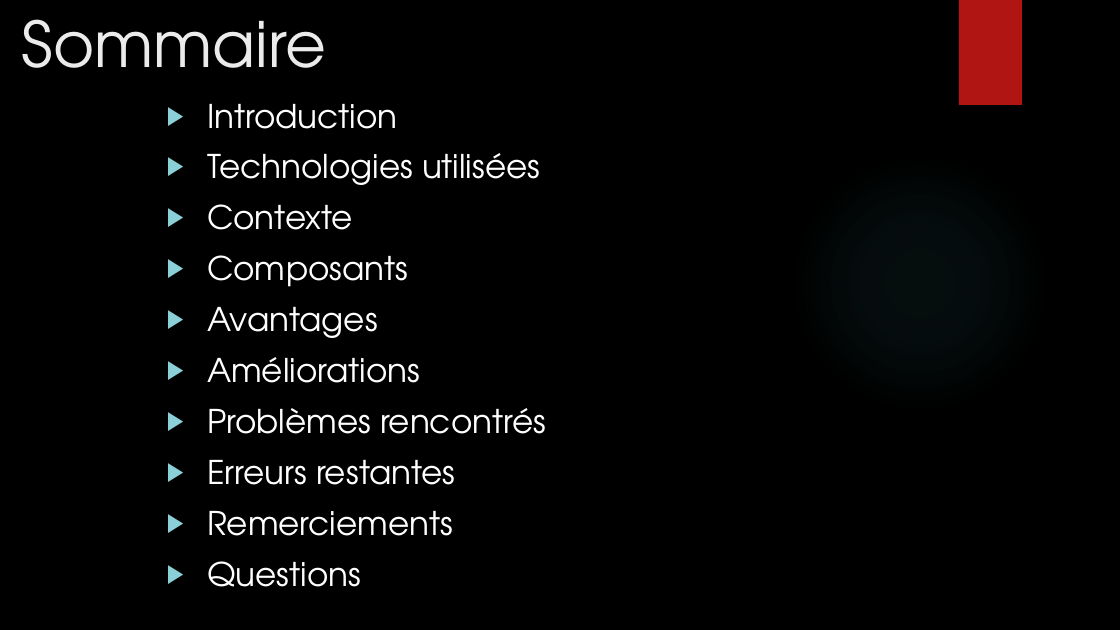
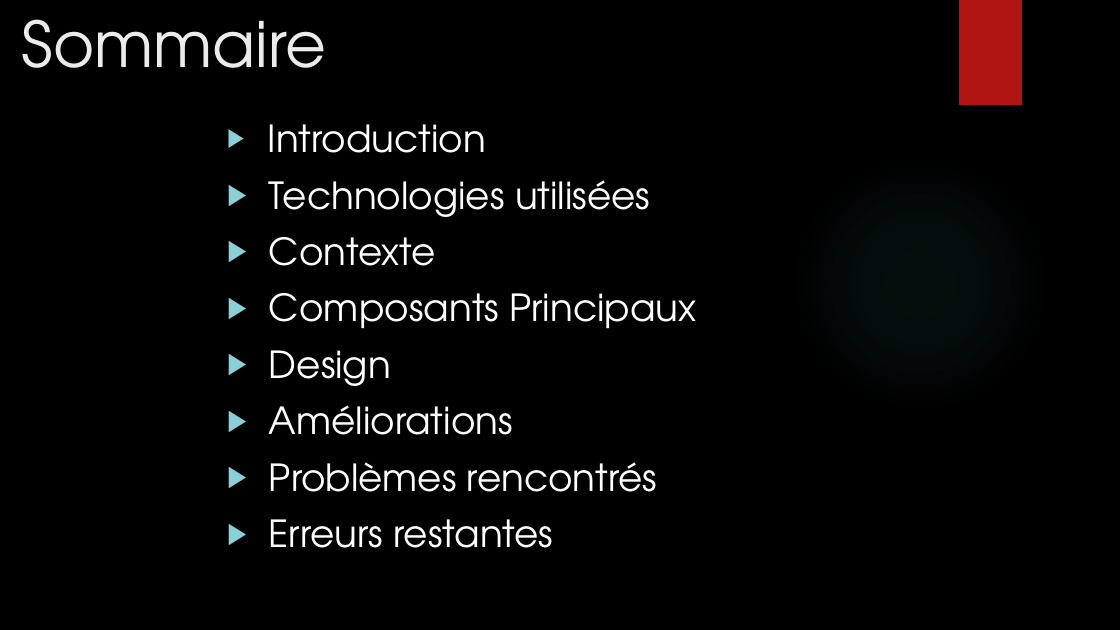
Before and after one commit to mbonjour/Shoot4Stats, a slide deck: slide 2 of Documentation/Défense/Shoot4stats.pptx. Drawn at 1120x630 pixels with LibreOffice and Linux fonts; fonts in the diff are those of the drawing; background and template pictures are left out. Boxes give left, top, right and bottom in pixels: in the first picture for what was removed or moved away, otherwise in the second. Text is boxed around its words. In the diff, an @@ line names an element or a change of style, - is before the commit and + after.

```diff
--- a/Documentation/Défense/Shoot4stats.pptx
+++ b/Documentation/Défense/Shoot4stats.pptx
@@ text "Introduction": place and size @@
-text "Introduction" at [207,104,546,587]
+text "Introduction" at [268,124,697,548]
@@ text at [268,124,657,548]: size 28 to 32 pt in "Introduction", "Technologies utilisées", "Contexte", "Améliorations" and 2 more places @@
@@ text at [269,293,697,386]: text changed; size 28 to 32 pt @@
-▶ Composants
-▶ Avantages
+▶ Composants Principaux
+▶ Design
@@ text at [207,511,453,587]: paragraphs removed @@
-▶ Remerciements
-▶ Questions
```
Also in this commit, not shown: 20 other slides changed, 1 slide added, 1 other file.
